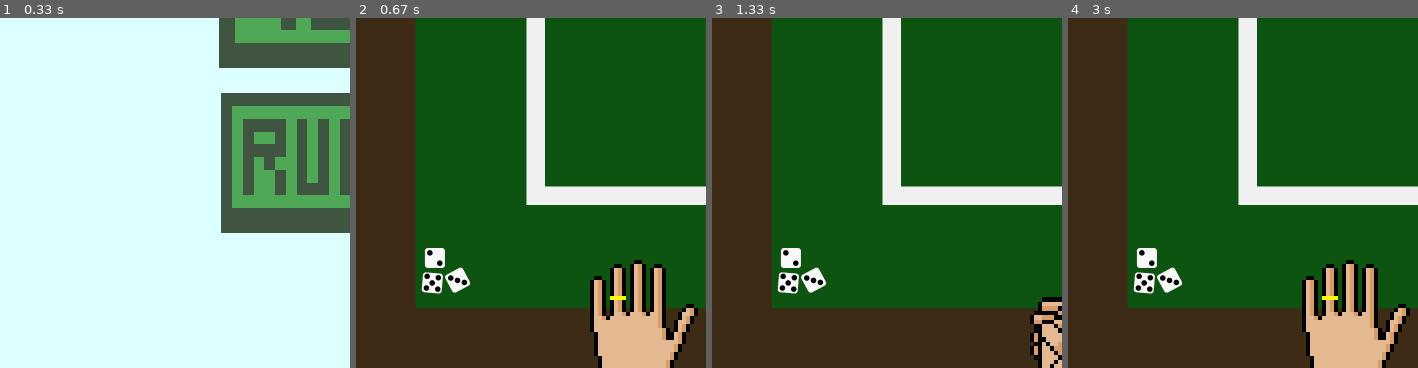
Above: before the commit, frames 1-4 (left to right).
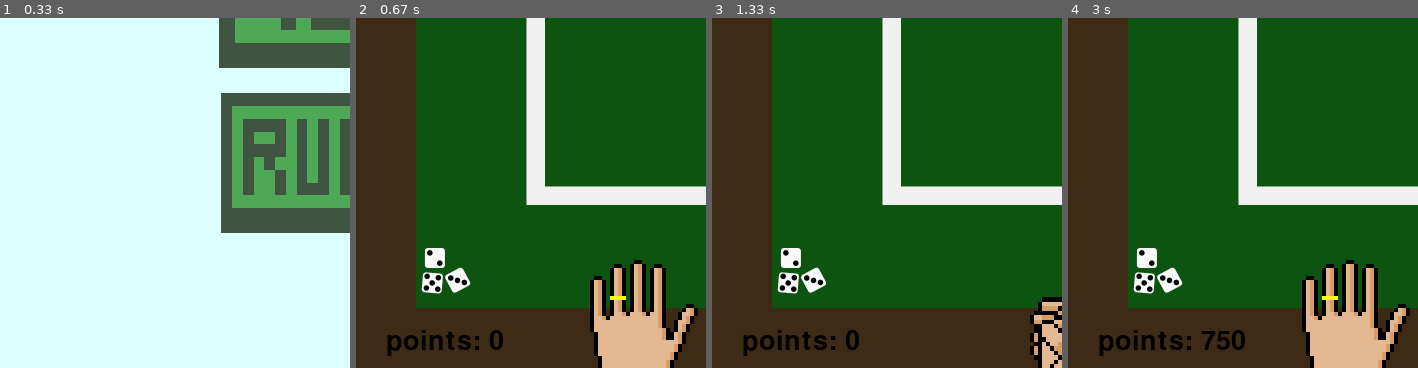
Above: after the commit, the same moments.

Repository: HellusJ/PRG-zaverecnaprace_pygame
Game: pygame game, started from python.py
Same seed, same stepped clock (60 frames per second), same inputs: the game is played once before the commit and once after it.
Inputs (mouse positions are % of the whole screen's width and height, from its top left):
- Up to frame 1 (0.33 s): no input
- Up to frame 2 (0.67 s): click (51, 23) at 0.38 s
- Up to frame 3 (1.33 s): click (86, 92) at 0.75 s
- Up to frame 4 (3 s): no input
The pictures show only the part of the screen within x 0-50%, y 50-100%; the shares and areas given below are measured in that part.

Frame 1 is identical in both runs. In frame 2, 0.8% of the frame differs, in the area x 8-42%, y 89-97%; in frame 3, 0.8%; in frame 4, 1.0%, in the area x 8-51%, y 89-97%.

Commit message:
docela jsem to zajebal, zatim to dela to co ma ale kostky jen chci aby se ukazaly na delsi dobu ale jinak pohoda

Diff:
--- a/obrazky.py
+++ b/obrazky.py
@@ -52,5 +52,5 @@
 rules1_rect = rules1.get_rect()
 rules1_rect.topleft = (70, 15)
 
-animace_ruce = [ruce_shaking_1,ruce_Shaking_2,ruce_shaking_1,ruce_Shaking_2,ruce_shaking_1,ruce_Shaking_2, ruce_shaking_1, ruce_throw,ruce_throw, ruce]
+animace_ruce = [ruce_shaking_1,ruce_Shaking_2,ruce_shaking_1,ruce_Shaking_2,ruce_shaking_1,ruce_Shaking_2, ruce_shaking_1, ruce_throw, ruce_throw, ruce]
 kostky = [kostka1,kostka2,kostka3,kostka4,kostka5,kostka6]
--- a/python.py
+++ b/python.py
@@ -9,9 +9,7 @@
 screen = pygame.display.set_mode((700, 700))
 pygame.display.set_caption("Kostky")
 
-#hra
-body = 0
-body_pc = 0
+
 
 #funkce
 def napis(text,font_size,x,y):
@@ -20,17 +18,7 @@
 
 souradnice = [(350,700),(350,700),(350,700),(350,700),(350,700),(350,700),(350,700),(350,700),(350,700),(350,700)]
 
-def animace_ruk():
-    for z in range(10):
-        snimek = animace_ruce[z]
-        x,y = souradnice[z]
-        screen.blit(pozadi,(0,0))
-        screen.blit(ruce_opp,(210, 0))
-        snimek_rect = snimek.get_rect()
-        snimek_rect.midbottom = (x, y)
-        screen.blit(snimek, snimek_rect)
-        pygame.display.update()
-        time.sleep(0.2)
+
 
 #menu
 def menu():
@@ -71,8 +59,11 @@
         pygame.time.delay(60)
 
 #HRA
+
 hod = []
 def hra():
+    global players_points
+    players_points = 0
     while True:
         screen.blit(pozadi, (0, 0))
         screen.blit(ruce, (210,580))
@@ -86,6 +77,7 @@
                 if throwbutton_rect.collidepoint(event.pos):
 
                     animace_ruk()
+                    napis(f"points: {players_points}",40,30,660)
 
                     for i in range(6):
                         losovani = random.choice(kostky)
@@ -96,9 +88,98 @@
                         screen.blit(kosticka,(y, 480))
                         y += 40
 
+                    pocet_jednicek = hod.count(kostka1)
+                    pocet_dvojek = hod.count(kostka2)
+                    pocet_trojek = hod.count(kostka3)
+                    pocet_ctverek = hod.count(kostka4)
+                    pocet_petek = hod.count(kostka5)
+                    pocet_sestek = hod.count(kostka6)
+
+                    #jednicky
+                    if pocet_jednicek == 1:
+                        players_points += 100
+                    if pocet_jednicek == 2:
+                        players_points += 200
+                    if pocet_jednicek == 3:
+                        players_points += 1000
+                    if pocet_jednicek == 4:
+                        players_points += 2000
+                    if pocet_jednicek == 5:
+                        players_points += 4000
+                    if pocet_jednicek == 6:
+                        players_points += 8000
+
+                    #dvojky
+                    if pocet_dvojek == 3:
+                        players_points = players_points + (2 * 100)
+                    if pocet_dvojek == 4:
+                        players_points = players_points + (2 * 200)
+                    if pocet_dvojek == 5:
+                        players_points = players_points + (2 * 400)
+                    if pocet_dvojek == 6:
+                        players_points = players_points + (2 * 800)
+
+                    #trojky
+                    if pocet_trojek == 3:
+                        players_points = players_points + (3 * 100)
+                    if pocet_trojek == 4:
+                        players_points = players_points + (3 * 200)
+                    if pocet_trojek == 5:
+                        players_points = players_points + (3 * 400)
+                    if pocet_trojek == 6:
+                        players_points = players_points + (3 * 800)
+
+                    #ctverky
+                    if pocet_ctverek == 3:
+                        players_points = players_points + (4 * 100)
+                    if pocet_ctverek == 4:
+                        players_points = players_points + (4 * 200)
+                    if pocet_ctverek == 5:
+                        players_points = players_points + (4 * 400)
+                    if pocet_ctverek == 6:
+                        players_points = players_points + (4 * 800)
+
+                    #petky
+                    if pocet_petek == 1:
+                        players_points += 50
+                    if pocet_petek == 2:
+                        players_points += 100
+                    if pocet_petek == 3:
+                        players_points = players_points + (5 * 100)
+                    if pocet_petek == 4:
+                        players_points = players_points + (5 * 200)
+                    if pocet_petek == 5:
+                        players_points = players_points + (5 * 400)
+                    if pocet_petek == 6:
+                        players_points = players_points + (5 * 800)
+
+                    #sestky
+                    if pocet_sestek == 3:
+                        players_points = players_points + (6 * 100)
+                    if pocet_sestek == 4:
+                        players_points = players_points + (6 * 200)
+                    if pocet_sestek == 5:
+                        players_points = players_points + (6 * 400)
+                    if pocet_sestek == 6:
+                        players_points = players_points + (6 * 800)
+
                     hod.clear()
 
+        napis(f"points: {players_points}",40,30,660)
         pygame.display.flip()
         pygame.time.delay(60)
 
+def animace_ruk():
+    for z in range(10):
+        snimek = animace_ruce[z]
+        x,y = souradnice[z]
+        screen.blit(pozadi,(0,0))
+        screen.blit(ruce_opp,(210, 0))
+        napis(f"points: {players_points}",40,30,660)
+        snimek_rect = snimek.get_rect()
+        snimek_rect.midbottom = (x, y)
+        screen.blit(snimek, snimek_rect)
+        pygame.display.update()
+        time.sleep(0.2)
+
 menu()
